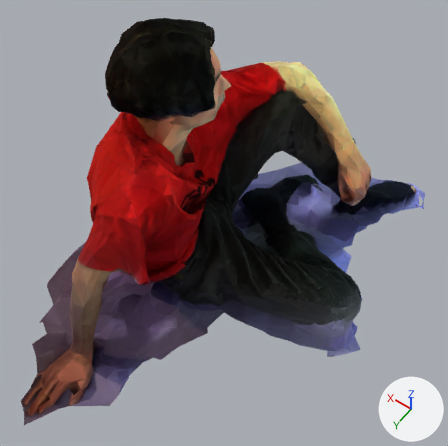
Before and after pictures for a commit that changed the OBJ model assets/newdinoassets/gam1.obj.
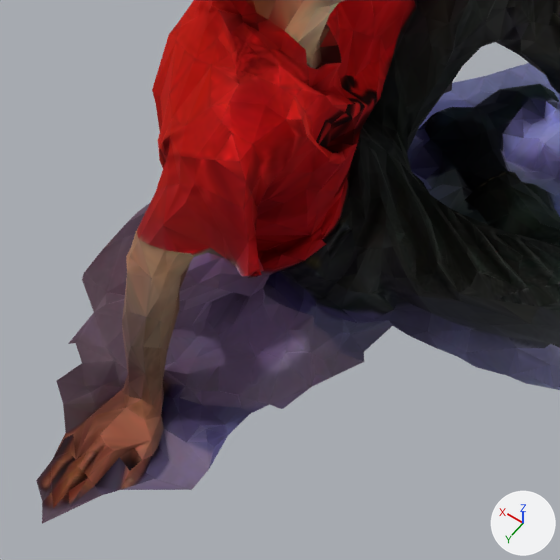
Each version is shown whole from a 50 mm camera at (-1599.0, 1027.0, 9922.0) aimed at (-860.0, -7.0, 8297.0), then close up on the part from 0% to 71% of the width and 28% to 100% of the height. The axes (+X, +Y, +Z) are drawn at lower right. The lights are the same throughout. Where no turn or scale is listed for an object, it has been applied to the vertices.

The older version as bpy lines, for what is in view:
```python
me_gamlobaked = bpy.data.meshes.new('GamLoBaked')
me_gamlobaked.from_pydata(...)  # 2369 vertices, 4656 faces; spans x -1403.0..-203.0, y -994.0..806.0, z 7790.0..8967.0
me_gamlobaked.materials.append(mat_mat)  # picture img_gamlobake1_jpg
# before: 628 (-355.0, 411.0, 7847.0) at pixel (93, 312), 1303 (-442.0, 461.0, 7855.0) at pixel (105, 347), 1467 (-361.0, 498.0, 7838.0) at pixel (67, 344), 1848 (-497.0, 527.0, 7850.0) at pixel (102, 385), 1930 (-469.0, 550.0, 7851.0) at pixel (84, 385)
# before: 2022 (-482.0, 475.0, 7859.0) at pixel (114, 360), 2093 (-371.0, 486.0, 7836.0) at pixel (75, 343), 2140 (-428.0, 582.0, 7878.0) at pixel (56, 380), 2205 (-429.0, 517.0, 7856.0) at pixel (82, 363)
ob_gamlobaked = bpy.data.objects.new('GamLoBaked', me_gamlobaked)
ob_gamlobaked.location = (0.0, 0.0, 0.0)
```
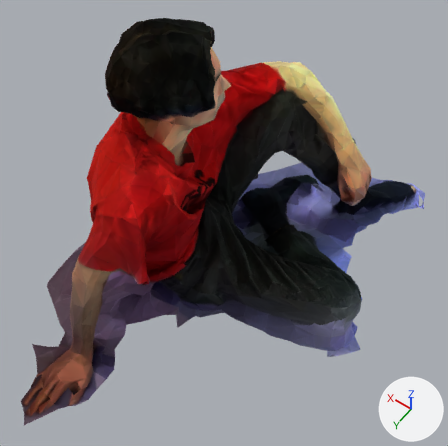
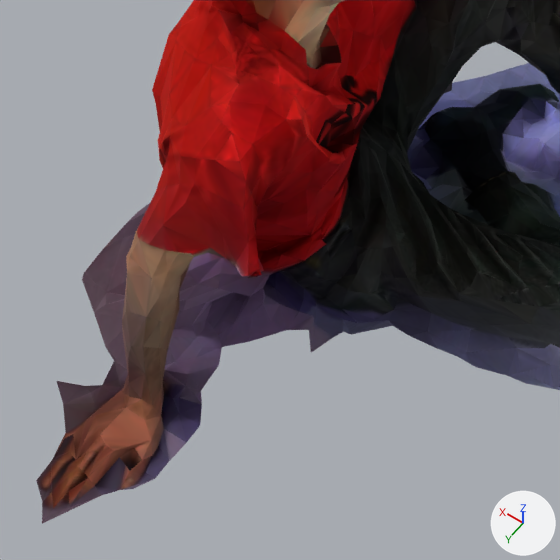
Changed parts and their boxes (x1, y1, x2, y2) in the close-ups (560 x 560 px):
part 1 of me_gamlobaked, deleted (purple)
    before: (122, 326, 392, 490)
part 2 of me_gamlobaked, deleted (purple)
    before: (57, 313, 114, 386)

What changed in the scene script:
```text
Change me_gamlobaked:
    used by ob_gamlobaked; location = (0.0, 0.0, 0.0)
    verts and faces of me_gamlobaked; kept vertices keep their numbers, new ones are numbered from 2369
    remove me_gamlobaked.from_pydata(...)  # 2369 vertices, 4656 faces; spans x -1403.0..-203.0, y -994.0..806.0, z 7790.0..8967.0
    add me_gamlobaked.from_pydata(...)  # 2337 vertices, 4586 faces; spans x -1403.0..-203.0, y -994.0..806.0, z 7790.0..8967.0
    me_gamlobaked part 1
    29 vertices are removed from x -912.0..-707.0, y 148.0..587.0, z 7839.0..7874.0
    63 faces are deleted
    me_gamlobaked part 2
    add delete_vertices([1467, 2093, 2205])  # with the faces that use them
```
